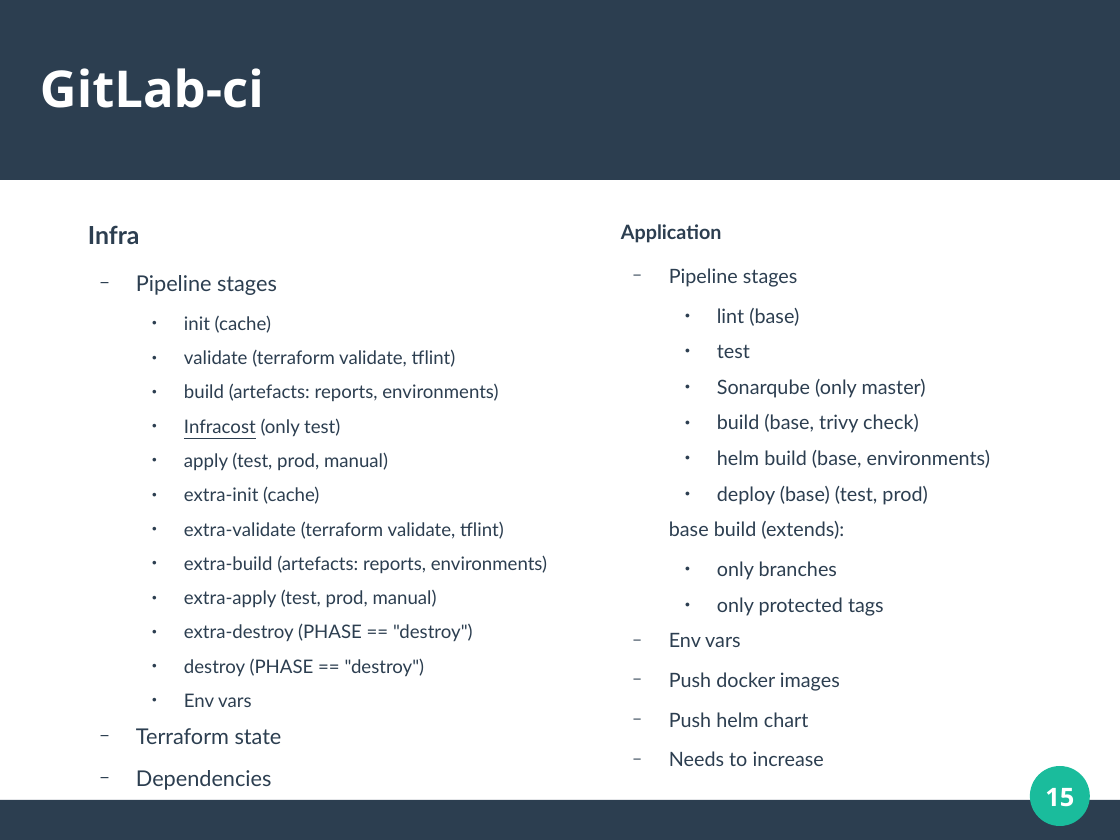
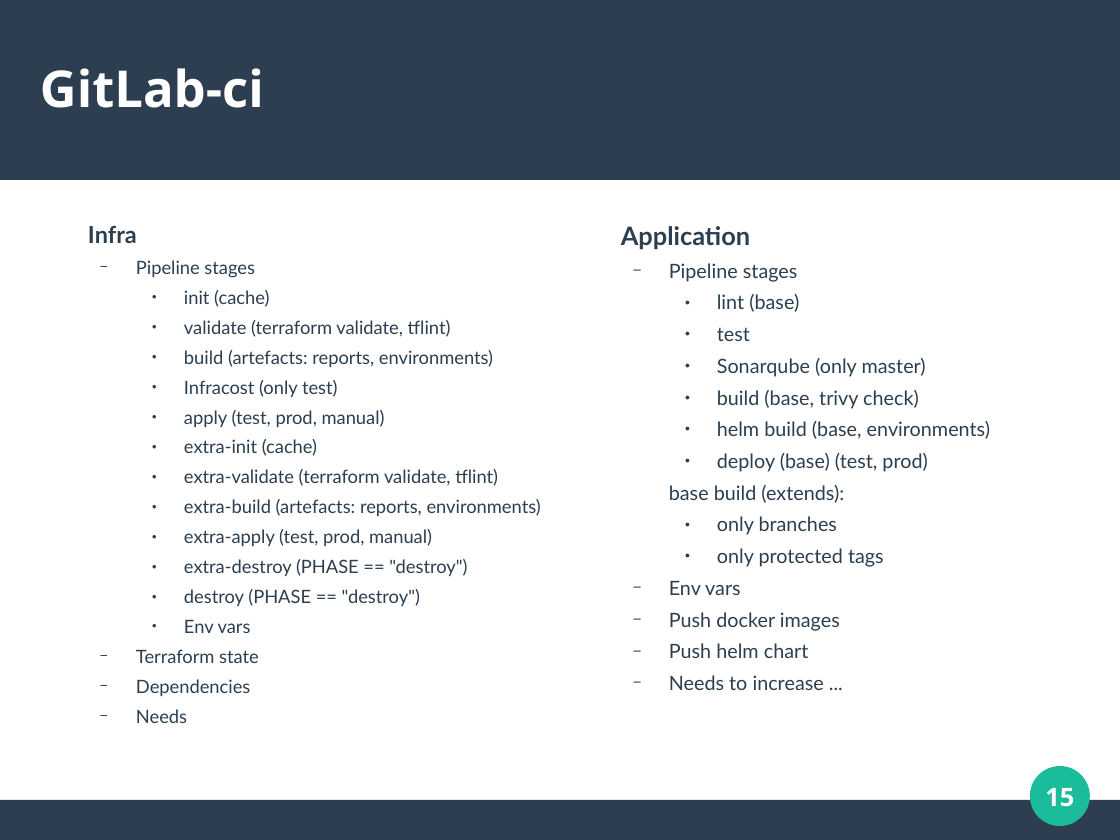
Before and after one commit to tty8747/goCovid19-app, a slide deck: slide 15 of diploma.odp. Drawn at 1120x840 pixels with LibreOffice and Linux fonts; fonts in the diff are those of the drawing. Boxes give left, top, right and bottom in pixels: in the first picture for what was removed or moved away, otherwise in the second. Text is boxed around its words. In the diff, an @@ line names an element or a change of style, - is before the commit and + after.

Commit message:
Run for test aims

```diff
--- a/diploma.odp
+++ b/diploma.odp
@@ text "Infra" at (88,225,541,723): size 17.6 to 16.6 pt in "Infra"; size 15.4 to 12.9 pt in "Pipeline stages", "Terraform state", "Dependencies", "Needs"; size 13.2 to 12.9 pt in "init (cache)", "validate (terraform validate, tflint)", "build (artefacts: reports, environments)", "Infracost (only test)" and 8 more places; underline off in "Infracost"; less space between paragraphs @@
@@ text at (621,226,990,658): size 14 to 18 pt in "Application"; less space between paragraphs @@
@@ text at (669,675,824,690): text changed @@
-  − Needs to increase
+  − Needs to increase ...
```
Also in this commit, not shown: 9 other slides changed, 2 other files.
